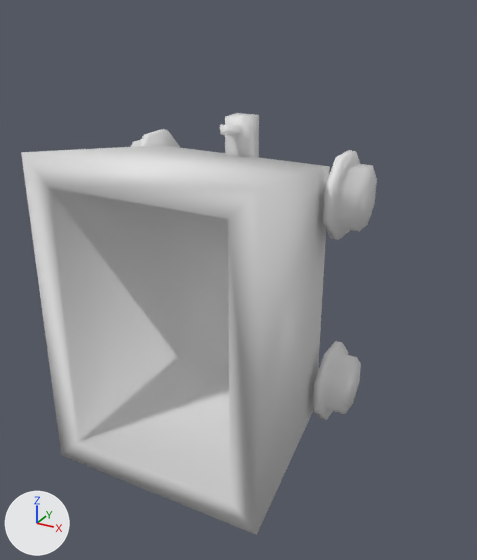
What one commit did to the FBX model Assets/Models/Minecart/track_cart.fbx.
One viewpoint serves both versions: a 50 mm camera at (0.0199, -0.0407, 0.018) aimed at (0.0002, -0.0047, 0.0). The lights are fixed; the arrows at lower left show +X, +Y and +Z. Both versions are drawn at frame 2 of the action 'Default Take'; the numbers are the values there.

Names of what the first picture shows: 'cart'.
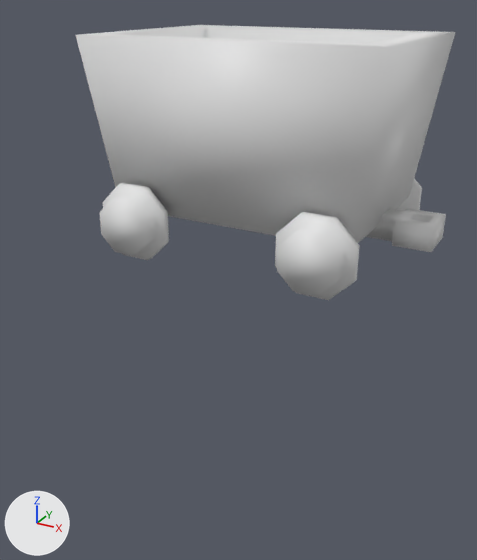
Edits to the scene script, one JSON object a line:
```json
{"op": "set", "path": "ob_cart.rotation_euler", "old": "(1.571, 1.571, 0.0)", "new": "(0.0, 0.0, 0.0)", "note": "degrees (90, 90, 0) -> degrees (0, 0, 0)"}
```

What differs and where, as boxes (x1, y1, x2, y2) in the pictures (477 x 560 px):
```json
{"object": "cart", "change": "turned", "before": [21, 113, 377, 535], "after": [76, 25, 455, 300]}
```
